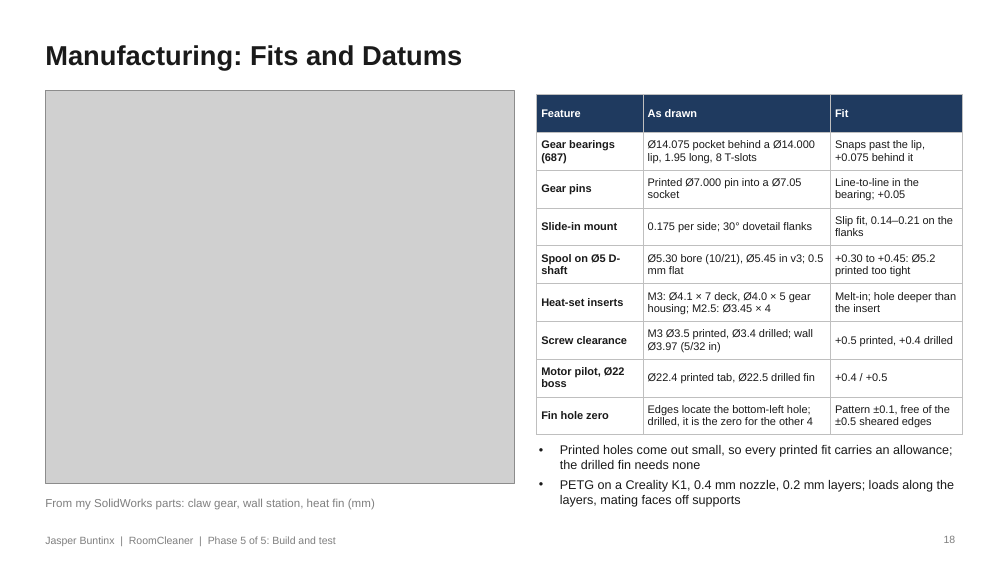
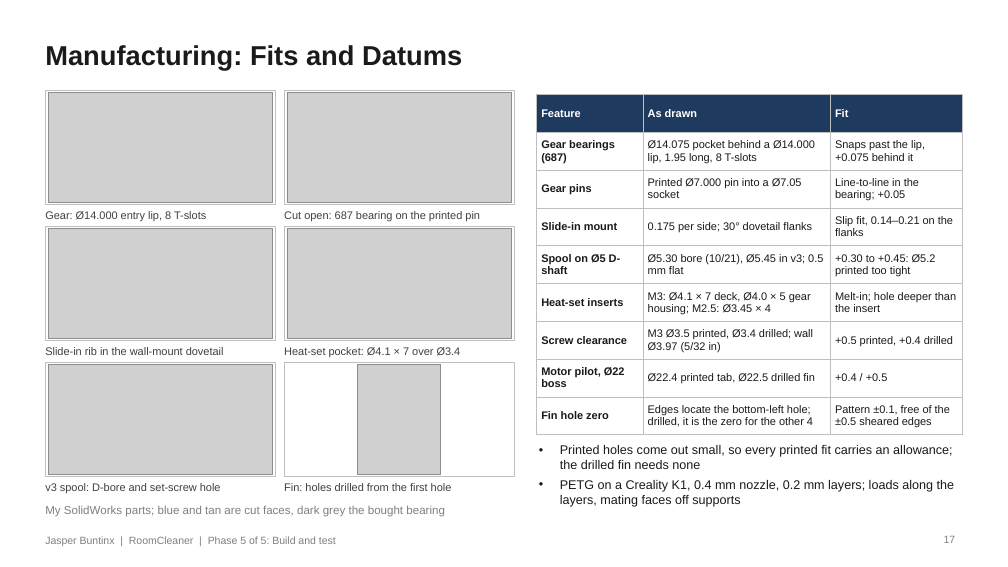
Before and after one commit to Jaspario1199/RoomCleaner, a slide deck: slide 17 of docs/presentation/deck_v8/RoomCleaner_Buntinx_Oct27_v8.pptx (slide 18 before the commit). Drawn at 1008x567 pixels with LibreOffice and Linux fonts; fonts in the diff are those of the drawing; grey boxes stand for pictures. Boxes give left, top, right and bottom in pixels: in the first picture for what was removed or moved away, otherwise in the second. Text is boxed around its words. In the diff, an @@ line names an element or a change of style, - is before the commit and + after.

```diff
--- a/docs/presentation/deck_v8/RoomCleaner_Buntinx_Oct27_v8.pptx
+++ b/docs/presentation/deck_v8/RoomCleaner_Buntinx_Oct27_v8.pptx
@@ picture removed at [45,91,514,483] @@
@@ rectangle added at [45,91,275,204], fill #FFFFFF, outline #BFBFBF 0.75 pt @@
@@ picture added at [48,92,273,203] @@
@@ rectangle added at [284,91,514,204], fill #FFFFFF, outline #BFBFBF 0.75 pt @@
@@ picture added at [287,92,512,203] @@
@@ text added at [45,211,206,221], 10.5 pt, text #404040 @@
+Gear: Ø14.000 entry lip, 8 T-slots
@@ rectangle added at [45,227,275,340], fill #FFFFFF, outline #BFBFBF 0.75 pt @@
@@ picture added at [48,228,273,339] @@
@@ text added at [284,211,480,221], 10.5 pt, text #404040 @@
+Cut open: 687 bearing on the printed pin
@@ rectangle added at [284,227,514,340], fill #FFFFFF, outline #BFBFBF 0.75 pt @@
@@ picture added at [287,228,512,339] @@
@@ text added at [45,347,224,355], 10.5 pt, text #404040 @@
+Slide-in rib in the wall-mount dovetail
@@ text added at [284,347,461,357], 10.5 pt, text #404040 @@
+Heat-set pocket: Ø4.1 × 7 over Ø3.4
@@ rectangle added at [45,363,275,476], fill #FFFFFF, outline #BFBFBF 0.75 pt @@
@@ picture added at [48,364,273,475] @@
@@ rectangle added at [284,363,514,476], fill #FFFFFF, outline #BFBFBF 0.75 pt @@
@@ picture added at [358,364,440,475] @@
@@ text at [45,505,445,517]: text changed @@
-From my SolidWorks parts: claw gear, wall station, heat fin (mm)
+My SolidWorks parts; blue and tan are cut faces, dark grey the bought bearing
@@ text added at [45,483,221,493], 10.5 pt, text #404040 @@
+v3 spool: D-bore and set-screw hole
@@ text added at [284,483,452,491], 10.5 pt, text #404040 @@
+Fin: holes drilled from the first hole
@@ page number at [944,536,956,543]: text changed @@
-18
+17
```
Also in this commit, not shown: 3 other slides changed, 1 slide removed, 12 other files.
